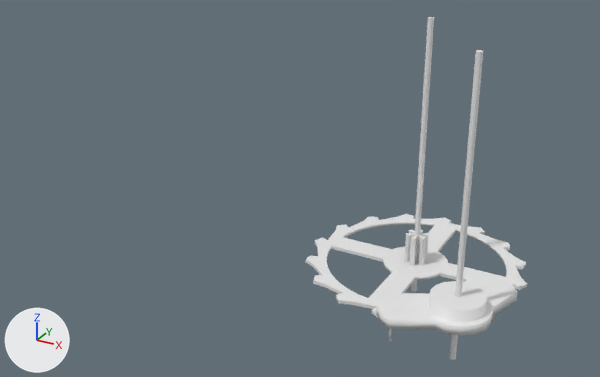
Renders of the COLLADA model assets/models/clock.dae from each side of a commit.
Before and after are seen from a camera (50 mm lens) standing at (4.56, -12.61, 7.84) and looking at (-1.37, -1.83, 2.44). Lighting does not change. The marker at lower left points along +X, +Y and +Z. Where no turn or scale is listed for an object, it has been applied to the vertices.

Objects in the first picture: 'anchor', 'escape_wheel', 'pin_000', 'pin_001'.
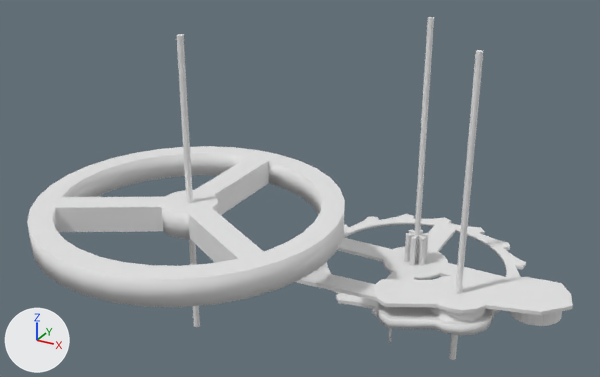
Where the change shows, as pixel boxes (x1, y1, x2, y2) in the pictures (600 x 377 px):
'pendulum', added: after (27, 146, 345, 307)
'anchor', reshaped: before (377, 274, 518, 343); after (296, 270, 573, 343)
'pin_002', added: after (176, 34, 200, 327)
part 1 of me_anchor, added: after (509, 311, 562, 326)
part 2 of me_anchor, built on: before (430, 281, 487, 321); after (296, 270, 573, 321)

The change in detail:
me_anchor is used by ob_anchor; location (1.33, -1.69, 0.79); rotation (0.0, 0.0, -0.312), in degrees (0, 0, -18); scale (0.548, 0.548, 0.548).
me_anchor had 110 vertices, 208 faces and spanned x -1.89..1.0, y -1.89..2.27, z -0.93..0.67.
me_anchor now has 256 vertices, 474 faces and spans x -5.47..2.57, y -5.47..2.57, z -0.93..1.66.
me_anchor part 1: a new loose piece of 72 vertices spanning x 0.82..2.3, y 0.81..2.28, z 0.13..0.7.
Part 2, on me_anchor:
1 vertex is removed from x 0.0, y 0.0, z 0.67.
26 faces are deleted.
45 vertices are added at x -5.47..2.57, y -5.47..2.57, z 0.67..1.55.
30 new vertices lie (0.0, 0.0, 0.11) away from vertices in x -5.47..2.57, y -5.47..2.57, z 0.67..1.55.
174 new faces join them.
Mesh me_pendulum is new.
It has 200 vertices, 394 faces and spans x -2.48..2.47, y -2.48..2.47, z -0.61..0.43.
Object 'pin_002' (ob_pin_002) is new; it shows a copy of the mesh of ob_pin_001.
Its location is (-2.8, -2.88, 2.5).
Object 'pendulum' (ob_pendulum) is new; it shows me_pendulum.
Its location is (-2.81, -2.87, 1.88).
